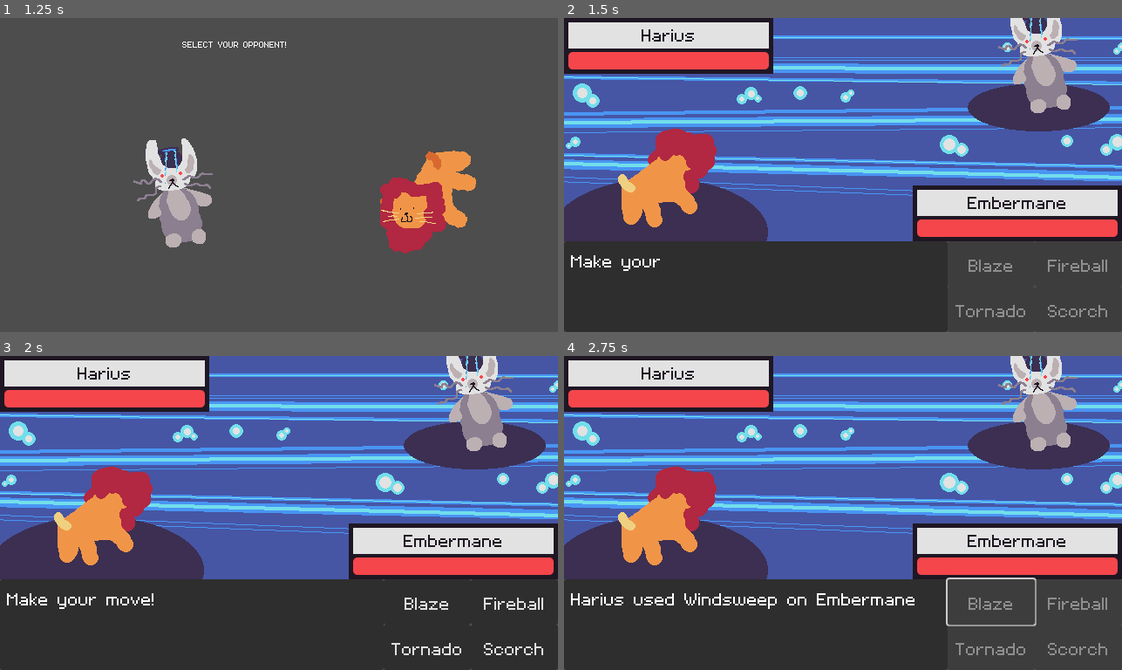
Above: before the commit, frames 1-4 (two rows, left to right).
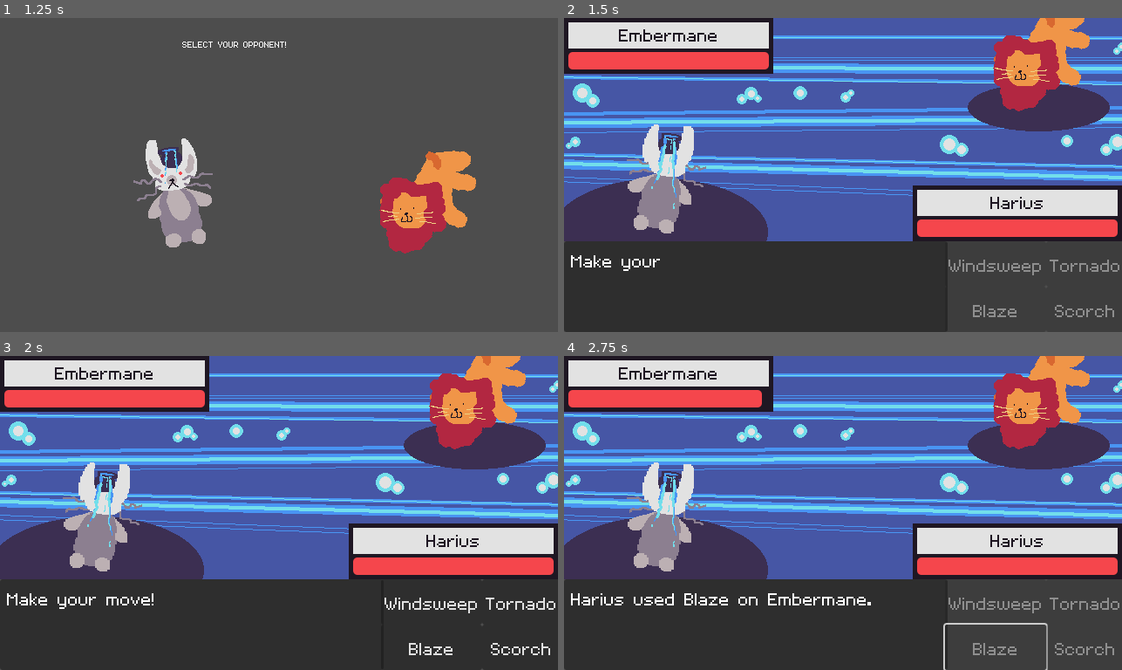
Above: after the commit, the same moments.

Repository: jadicodes/zodiac-battler
Game: Godot game, scene res://monster_select/monster_select.tscn
Same seed, same stepped clock (60 frames per second), same inputs: the game is played once before the commit and once after it. This scene is started directly instead of the project's main scene. The engine's default icon, where the game draws it, is replaced by a stand-in: a white triangle on a blue panel in a dark square.
Inputs (mouse positions are in pixels of both pictures, inside the frame that each line leads up to):
- Up to frame 1 (1.25 s): click (178, 193) at 0.5 s
- Up to frame 2 (1.5 s): click (993, 200) at 1.25 s
- Up to frame 3 (2 s): no input
- Up to frame 4 (2.75 s): click "Blaze" at 2 s

Frame 1 is identical in both runs. In frame 2, 9.2% of the frame differs, in the area x 9-100%, y 0-96%; in frame 3, 9.2%; in frame 4, 10%, in the area x 9-100%, y 0-100%.

Commit message:
Implement MonsterSelections autoload
Passes data about which monster the player selects
to the battle arena

Diff:
--- a/project/battle_arena/battle_arena.gd
+++ b/project/battle_arena/battle_arena.gd
@@ -1,10 +1,10 @@
 extends Control
 
-@export var _monster_opponent: Monster
-@export var _monster_self: Monster
 
 var _game_active := true
 
+@onready var _monster_opponent := Monster.new(MonsterSelections.opponent_breed)
+@onready var _monster_self := Monster.new(MonsterSelections.self_breed)
 @onready var _event_queue: EventQueue = %EventQueue
 @onready var _move_buttons: MoveButtons = %MoveButtons
 @onready var _textbox: Textbox = %Textbox
--- a/project/monster_select/monster_select.gd
+++ b/project/monster_select/monster_select.gd
@@ -18,6 +18,8 @@
 		if state == State.CHOOSE_OPPONENT:
 			%SelectYourMonsterLabel.text = "SELECT YOUR OPPONENT!"
 		if state == State.PLAY:
+			MonsterSelections.self_breed = _self_monster
+			MonsterSelections.opponent_breed = _opponent_monster
 			get_tree().change_scene_to_file("res://battle_arena/battle_arena.tscn")
 		_monster_select_state = state
 
@@ -31,11 +33,9 @@
 
 
 func _select_monster(breed: Breed) -> void:
-	print("Monster select")
 	if _monster_select_state == State.CHOOSE_SELF:
 		_self_monster = breed
 		_set_state(State.CHOOSE_OPPONENT)
-		print(_self_monster)
 	elif _monster_select_state == State.CHOOSE_OPPONENT:
 		_opponent_monster = breed
 		_set_state(State.PLAY)
--- a/project/monster_select/monster_select_button.gd
+++ b/project/monster_select/monster_select_button.gd
@@ -18,5 +18,4 @@
 
 
 func _on_pressed() -> void:
-	print("PRESSED")
 	selected.emit(_breed)
--- /dev/null
+++ b/project/monster_select/monster_selections.gd
@@ -0,0 +1,4 @@
+extends Node
+
+var self_breed: Breed = preload("res://monsters/breed/embermane.tres")
+var opponent_breed: Breed = preload("res://monsters/breed/harius.tres")
--- a/project/monsters/monster.gd
+++ b/project/monsters/monster.gd
@@ -10,6 +10,11 @@
 
 var _remaining_health_points: int
 var _belongs_to_player: bool = false
+
+
+func _init(breed: Breed = null) -> void:
+	if breed:
+		_breed = breed
 
 
 func initialize() -> void:
--- a/project/project.godot
+++ b/project/project.godot
@@ -14,6 +14,10 @@
 run/main_scene="uid://bi4etr5s1v3kc"
 config/features=PackedStringArray("4.5", "GL Compatibility")
 config/icon="res://icon.svg"
+
+[autoload]
+
+MonsterSelections="*res://monster_select/monster_selections.gd"
 
 [display]
 
Not shown, added: project/monster_select/monster_selections.gd.uid
